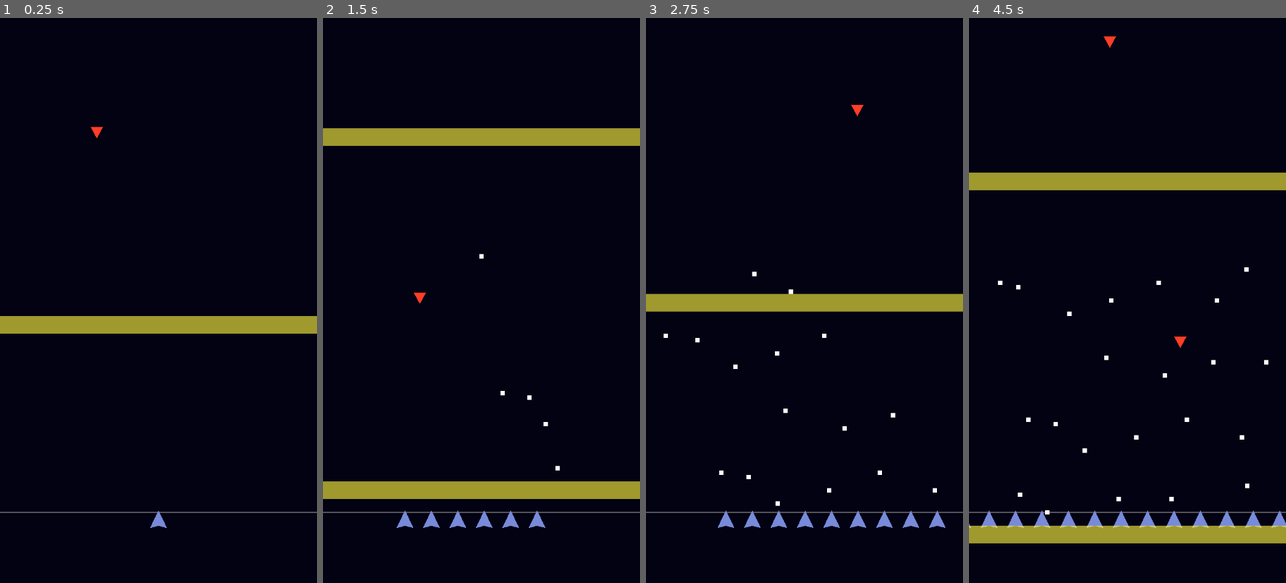
Above: before the commit, frames 1-4 (left to right).
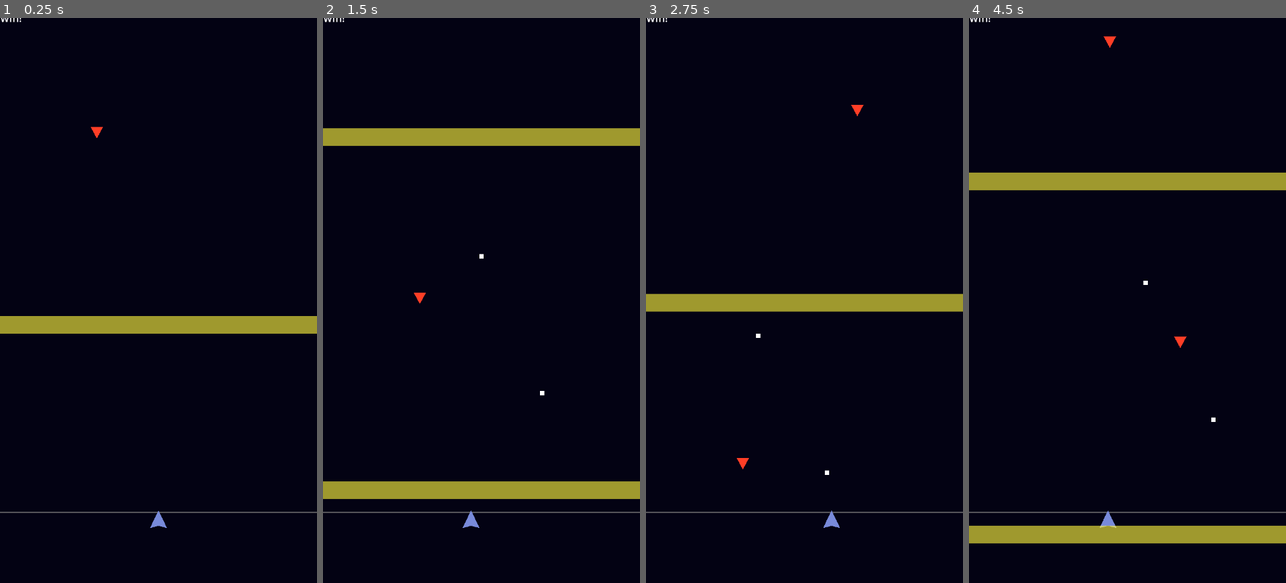
Above: after the commit, the same moments.

Repository: mystal/corneria
Game: Godot game, scene res://levels/proto.tscn
The game is run twice, just before and just after one commit, with the same random seed, the same clock (stepped at 60 frames per second) and the same inputs.
Inputs (mouse positions are in pixels of both pictures, inside the frame that each line leads up to):
- Up to frame 1 (0.25 s): no input
- Up to frame 2 (1.5 s): tap Enter (ui_accept) at 0.5, 0.6, 0.77, 1.07, 1.35 s; move the mouse to (551, 272) at 0.52 s; hold Right (ui_right) 0.53-1.28 s; move the mouse to (418, 328) at 1.27 s; hold Left (ui_left) from 1.28 s (still down)
- Up to frame 3 (2.75 s): tap Enter (ui_accept) at 1.52, 1.82, 2.1 s; move the mouse to (836, 176) at 2.02 s; release Left (ui_left) at 2.03 s; hold Right (ui_right) from 2.03 s (still down)
- Up to frame 4 (4.5 s): move the mouse to (1111, 413) at 2.77 s; tap Enter (ui_accept) at 2.85, 3.02, 3.32, 3.6, 3.77, 4.07, 4.35 s; move the mouse to (1222, 385) at 3.52 s; release Right (ui_right) at 3.53 s; hold Left (ui_left) from 3.53 s (still down); move the mouse to (1032, 215) at 4.27 s

The runs differ from the first frame. In frame 1, less than 0.1% of the frame differs, in the area x 0-7%, y 0-1%; in frame 2, 0.6%; in frame 3, 0.9%; in frame 4, 1.3%, in the area x 0-100%, y 0-91%.

Commit message:
Lots more progress!
- Add game over screen
- Player wins if they kill the boss
- Player loses if they die

Diff:
--- a/godot/entities/enemies/boss.gd
+++ b/godot/entities/enemies/boss.gd
@@ -4,6 +4,6 @@
 func _physics_process(delta: float) -> void:
 	super(delta)
 
-func _exit_tree() -> void:
-	Globals.player_wins()
+func died() -> void:
+	Globals.player_won()
 	super()
--- a/godot/entities/enemies/enemy.gd
+++ b/godot/entities/enemies/enemy.gd
@@ -41,5 +41,8 @@
 func _on_hurt_box_area_entered(area: Area2D) -> void:
 	var projectile = area as Projectile
 	if projectile and projectile.faction != faction:
-		queue_free()
+		died()
 		projectile.collided()
+
+func died() -> void:
+	queue_free()
--- a/godot/entities/player/player.gd
+++ b/godot/entities/player/player.gd
@@ -29,8 +29,8 @@
 	# 	velocity.x = move_toward(velocity.x, 0, _speed)
 	#move_and_slide()
 
-	if Input.is_action_just_pressed("ui_accept") and starter_ships and starter_ships[0].ship_scene:
-		add_ships(starter_ships[0].ship_scene, 1)
+	# if Input.is_action_just_pressed("ui_accept") and starter_ships and starter_ships[0].ship_scene:
+	# 	add_ships(starter_ships[0].ship_scene, 1)
 
 	# Mouse/Touch input
 	var mouse_pos = get_global_mouse_position()
@@ -60,3 +60,6 @@
 func _on_ship_died(ship: ShooterShip) -> void:
 	_ships.erase(ship)
 	_distribute_ships()
+
+	if _ships.is_empty():
+		Globals.player_lost()
--- a/godot/entities/player/shooter_ship.gd
+++ b/godot/entities/player/shooter_ship.gd
@@ -27,11 +27,9 @@
 		# Reset cooldown
 		_fire_cooldown = 1.0 / fire_rate
 
-func _exit_tree() -> void:
-	ship_died.emit(self)
-
 func _on_hurt_box_area_entered(area: Area2D) -> void:
 	var projectile = area as Projectile
 	if projectile and projectile.faction != faction:
 		queue_free()
+		ship_died.emit(self)
 		projectile.collided()
--- a/godot/globals/enums.gd
+++ b/godot/globals/enums.gd
@@ -1,4 +1,10 @@
 extends Node
+
+enum GameStatus {
+    PLAYING,
+    WON,
+    LOST,
+}
 
 enum Faction {
     PLAYER,
--- a/godot/globals/globals.gd
+++ b/godot/globals/globals.gd
@@ -1,8 +1,30 @@
 extends Node
 
 @export var game_speed: float = 300.0
+var game_status: Enums.GameStatus = Enums.GameStatus.PLAYING
 
-func player_wins() -> void:
-    # TODO: Pause game
-    # TODO: Show win screen
-    pass
+func _ready() -> void:
+	process_mode = ProcessMode.PROCESS_MODE_WHEN_PAUSED
+
+func _physics_process(_delta: float) -> void:
+	if Input.is_action_just_pressed("ui_accept"):
+		restart_game()
+
+func is_game_over() -> bool:
+	return game_status != Enums.GameStatus.PLAYING
+
+func player_won() -> void:
+	game_status = Enums.GameStatus.WON
+	get_tree().paused = true
+	var game_over_screen: GameOverScreen = get_tree().get_nodes_in_group("game_over")[0]
+	game_over_screen.player_won()
+
+func player_lost() -> void:
+	game_status = Enums.GameStatus.LOST
+	get_tree().paused = true
+	var game_over_screen: GameOverScreen = get_tree().get_nodes_in_group("game_over")[0]
+	game_over_screen.player_lost()
+
+func restart_game() -> void:
+	get_tree().paused = true
+	get_tree().reload_current_scene()
--- a/godot/levels/proto.tscn
+++ b/godot/levels/proto.tscn
@@ -6,6 +6,7 @@
 [ext_resource type="PackedScene" uid="uid://dqg0hcdo0u5in" path="res://entities/player/shooter_ship.tscn" id="4_hrawq"]
 [ext_resource type="PackedScene" uid="uid://nmrgj4n20s81" path="res://entities/upgrades/upgrade_wall.tscn" id="5_c5j42"]
 [ext_resource type="PackedScene" uid="uid://bsbbqwbswf6kv" path="res://entities/enemies/boss.tscn" id="6_a1g1m"]
+[ext_resource type="PackedScene" uid="uid://casorhn4xy1eq" path="res://ui/screens/game_over_screen.tscn" id="7_xfs3q"]
 
 [sub_resource type="Resource" id="Resource_vvxnk"]
 script = ExtResource("3_5lrpw")
@@ -68,3 +69,6 @@
 [node name="Boss" parent="." instance=ExtResource("6_a1g1m")]
 position = Vector2(360, -1920)
 rotation = 3.14159
+
+[node name="GameOverScreen" parent="." instance=ExtResource("7_xfs3q")]
+visible = true
--- a/godot/project.godot
+++ b/godot/project.godot
@@ -29,6 +29,7 @@
 
 players=""
 bosses=""
+game_over=""
 
 [layer_names]
 
--- /dev/null
+++ b/godot/ui/screens/game_over_screen.gd
@@ -0,0 +1,13 @@
+class_name GameOverScreen
+extends Control
+
+func _ready() -> void:
+	pass
+
+func player_won() -> void:
+	$Label.text = "You win!\nPress Spacebar to play again!"
+	visible = true
+
+func player_lost() -> void:
+	$Label.text = "You lost :(\nPress Spacebar to try again!"
+	visible = true
--- /dev/null
+++ b/godot/ui/screens/game_over_screen.tscn
@@ -0,0 +1,31 @@
+[gd_scene load_steps=2 format=3 uid="uid://casorhn4xy1eq"]
+
+[ext_resource type="Script" path="res://ui/screens/game_over_screen.gd" id="1_xu2vu"]
+
+[node name="GameOverScreen" type="Control" groups=["game_over"]]
+visible = false
+layout_mode = 3
+anchors_preset = 15
+anchor_right = 1.0
+anchor_bottom = 1.0
+grow_horizontal = 2
+grow_vertical = 2
+script = ExtResource("1_xu2vu")
+
+[node name="Label" type="Label" parent="."]
+layout_mode = 1
+anchors_preset = 8
+anchor_left = 0.5
+anchor_top = 0.5
+anchor_right = 0.5
+anchor_bottom = 0.5
+offset_left = -300.0
+offset_top = -11.5
+offset_right = 300.0
+offset_bottom = 11.5
+grow_horizontal = 2
+grow_vertical = 2
+theme_override_font_sizes/font_size = 24
+text = "You win!"
+horizontal_alignment = 1
+vertical_alignment = 1
Not shown: 1 places in godot/levels/proto.tscn that only renumber resources
